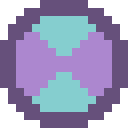
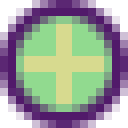
Before/after of a 128 x 128 layered artwork. What changed in the layer stack:
added layer "Ebene 1" (pin light) above "Default" over <box>0,0,128,128</box>
renamed "Ebene 1" to "Default", hid it over <box>0,0,128,128</box>
